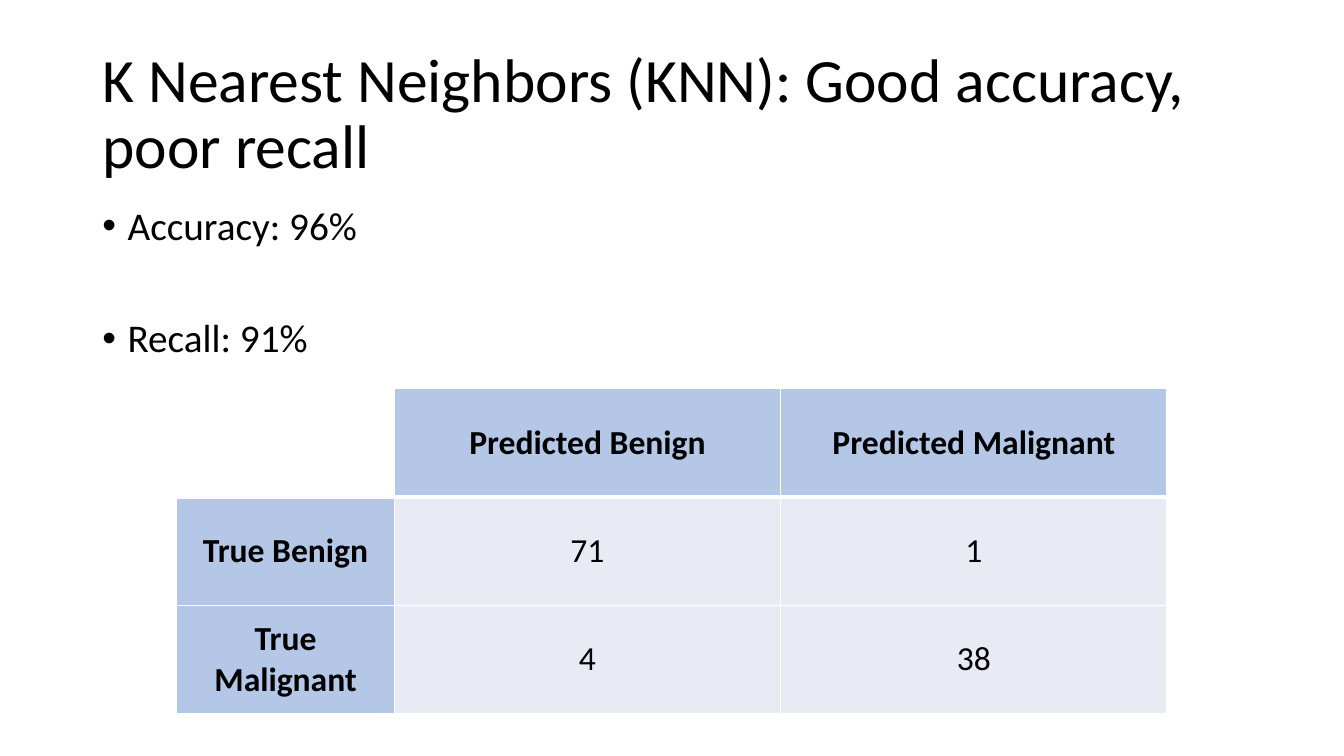
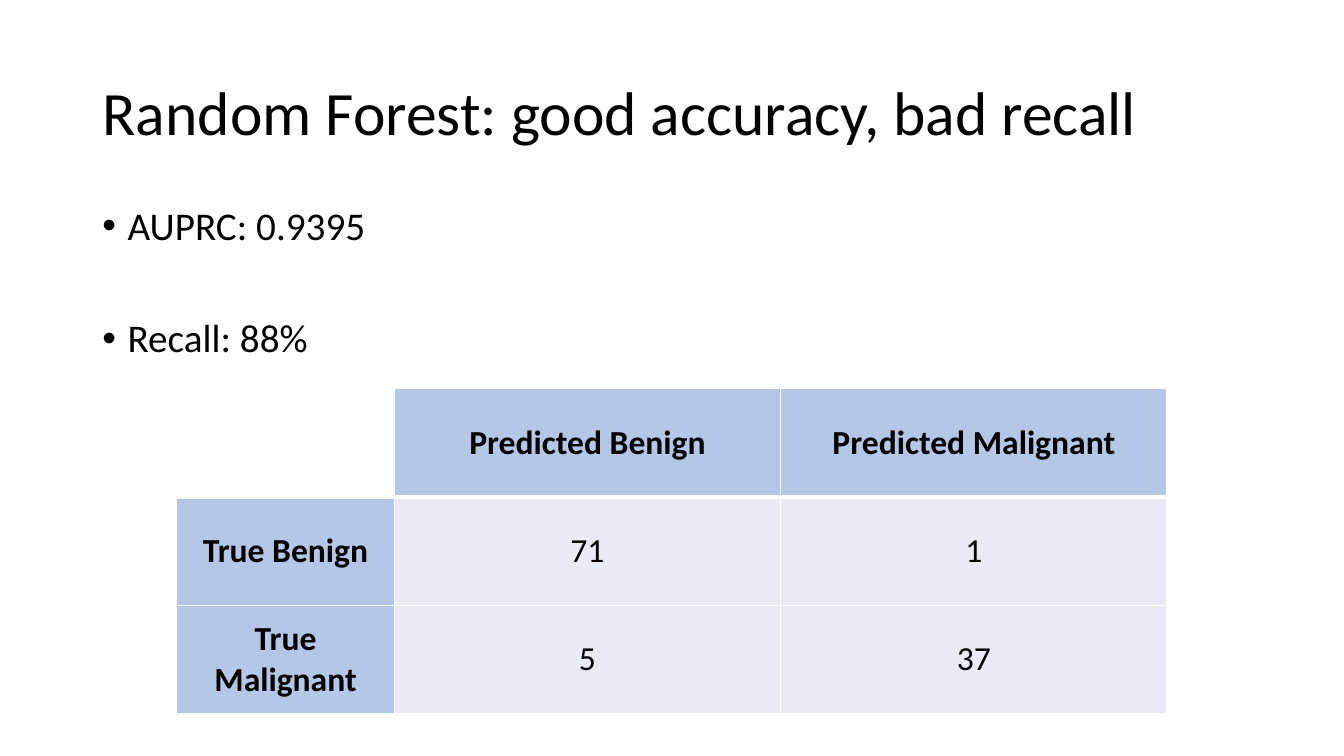
Before and after one commit to rhkhoo/Breast_Cancer_Diagnosis, a slide deck: slide 11 of Predicting Breast Cancer Diagnosis.pptx. Drawn at 1344x756 pixels with LibreOffice and Linux fonts; fonts in the diff are those of the drawing. Boxes give left, top, right and bottom in pixels: in the first picture for what was removed or moved away, otherwise in the second. Text is boxed around its words. In the diff, an @@ line names an element or a change of style, - is before the commit and + after.

Commit message:
Updated metrics to include precision-recall score

```diff
--- a/Predicting Breast Cancer Diagnosis.pptx
+++ b/Predicting Breast Cancer Diagnosis.pptx
@@ title at bbox=[102, 92, 1136, 146]: text changed @@
-K Nearest Neighbors (KNN): Good accuracy, poor recall
+Random Forest: good accuracy, bad recall
@@ text at bbox=[128, 214, 365, 353]: text changed @@
-• Accuracy: 96%
-• Recall: 91%
+• AUPRC: 0.9395
+• Recall: 88%
@@ table at bbox=[176, 388, 1167, 713] @@
-row 3, column 2: 4
+row 3, column 2: 5
-row 3, column 3: 38
+row 3, column 3: 37
```
Also in this commit, not shown: 4 other slides changed, 7 other files.
